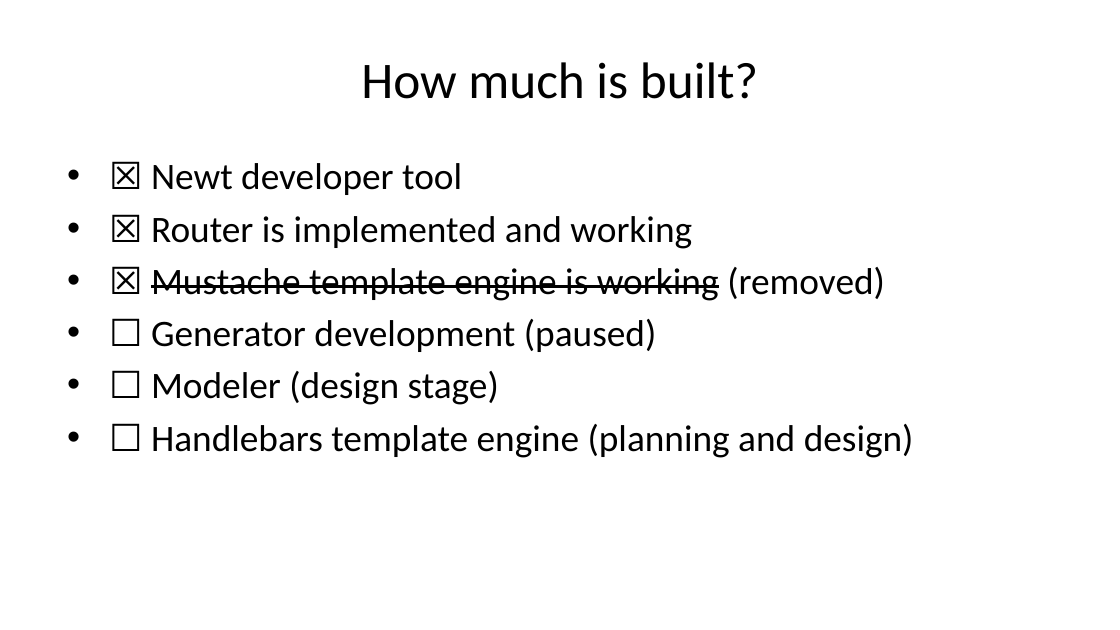
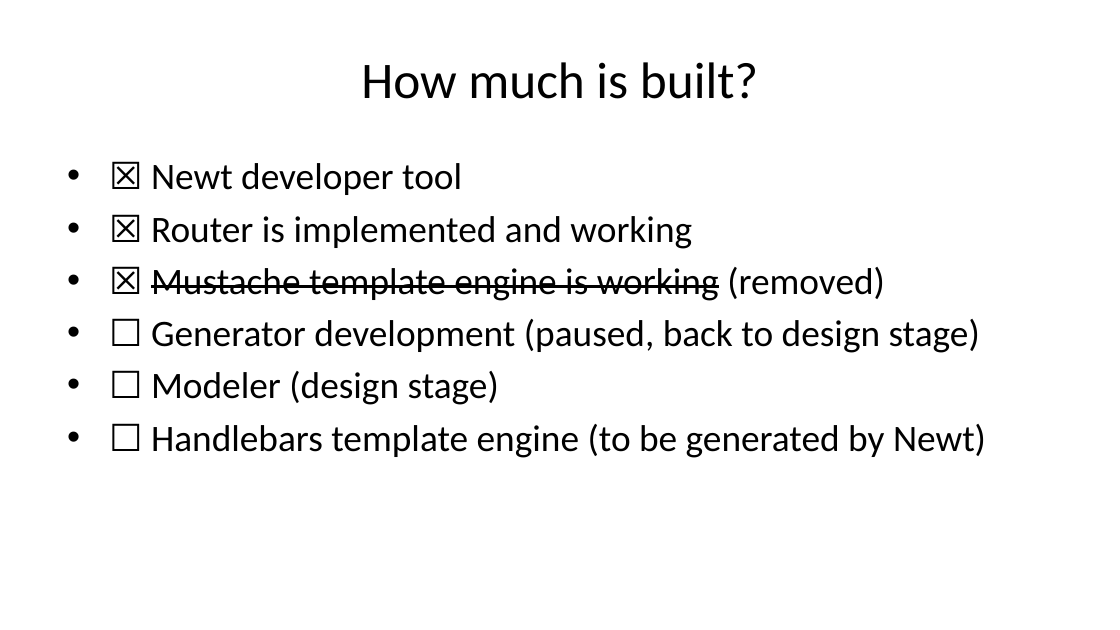
Before and after one commit to caltechlibrary/newt, a slide deck: slide 23 of presentation3/newt-p3.pptx. Drawn at 1120x630 pixels with LibreOffice and Linux fonts; fonts in the diff are those of the drawing. Boxes give left, top, right and bottom in pixels: in the first picture for what was removed or moved away, otherwise in the second. Text is boxed around its words. In the diff, an @@ line names an element or a change of style, - is before the commit and + after.

```diff
--- a/presentation3/newt-p3.pptx
+++ b/presentation3/newt-p3.pptx
@@ text at box(151, 319, 980, 353): text changed @@
-• ☐ Generator development (paused)
+• ☐ Generator development (paused, back to design stage)
@@ text at box(151, 424, 986, 458): text changed @@
-• ☐ Handlebars template engine (planning and design)
+• ☐ Handlebars template engine (to be generated by Newt)
```
Also in this commit, not shown: 5 other slides changed, 41 other files.
